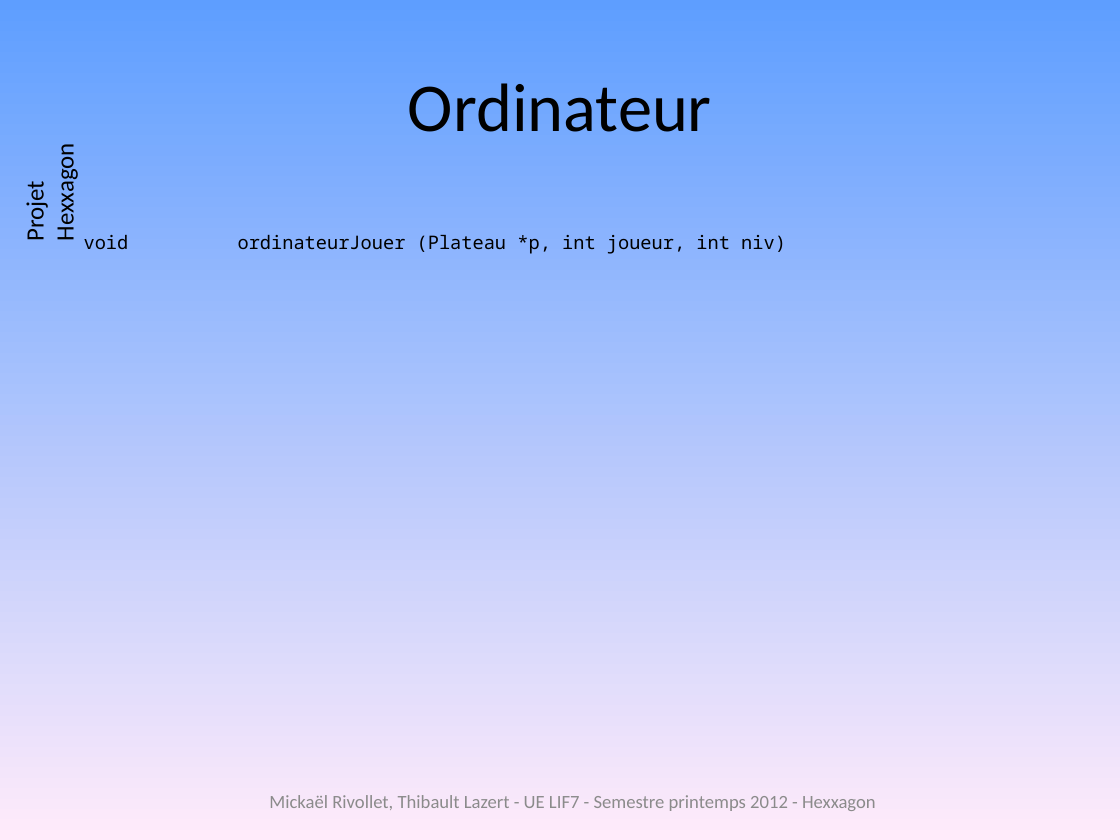
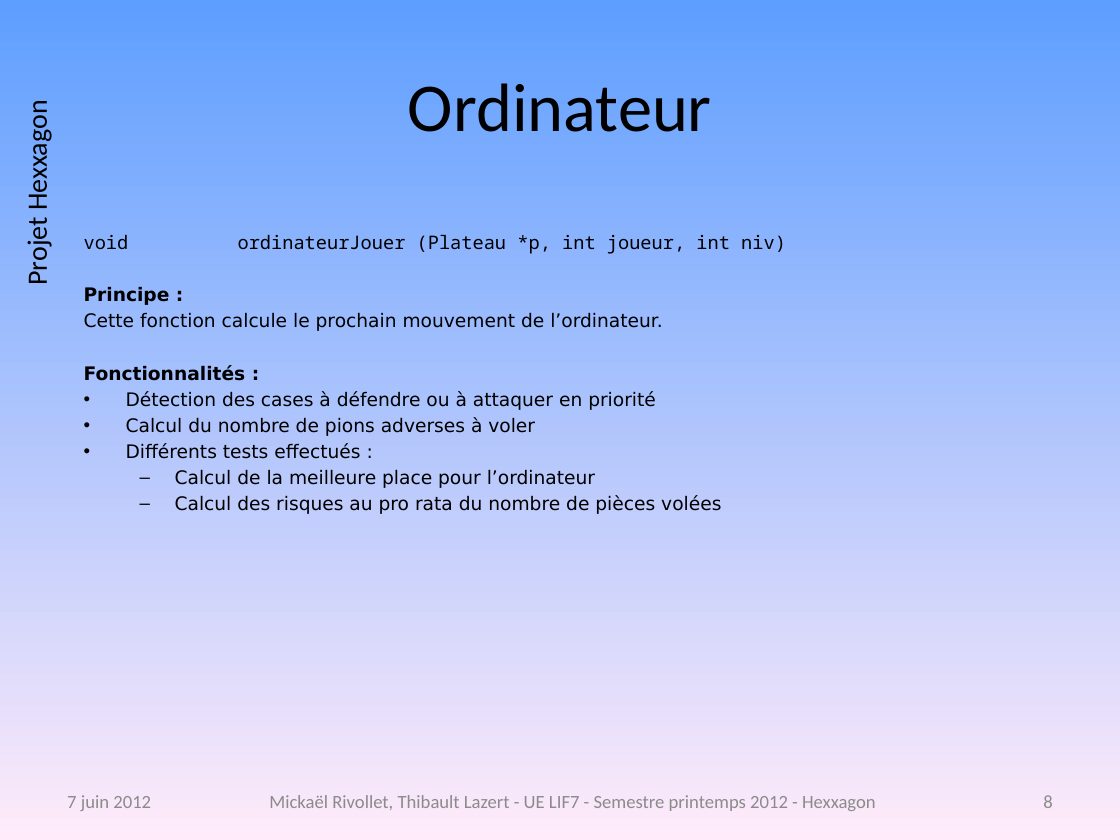
Before and after one commit to freeman1987/lazert-rivollet-lif7, a slide deck: slide 8 of projet/doc/diagrammecomplet.pptx. Drawn at 1120x840 pixels with LibreOffice and Linux fonts; fonts in the diff are those of the drawing; background and template pictures are left out. Boxes give left, top, right and bottom in pixels: in the first picture for what was removed or moved away, otherwise in the second. Text is boxed around its words. In the diff, an @@ line names an element or a change of style, - is before the commit and + after.

```diff
--- a/projet/doc/diagrammecomplet.pptx
+++ b/projet/doc/diagrammecomplet.pptx
@@ text "Projet Hexxagon" at [20,111,54,283]: size 16 to 18 pt @@
@@ text at [84,286,721,514]: paragraphs added @@
+Principe :
+Cette fonction calcule le prochain mouvement de l’ordinateur.
+Fonctionnalités :
+• Détection des cases à défendre ou à attaquer en priorité
+• Calcul du nombre de pions adverses à voler
+• Différents tests effectués :
+  – Calcul de la meilleure place pour l’ordinateur
+  – Calcul des risques au pro rata du nombre de pièces volées
@@ text added at [67,795,151,811], 12 pt, text #8C8C8C @@
+7 juin 2012
@@ page number added at [1043,795,1052,808], 12 pt, text #8B8B8B @@
+8
```
Also in this commit, not shown: 11 other slides changed, 5 slides added, 3 other files.
